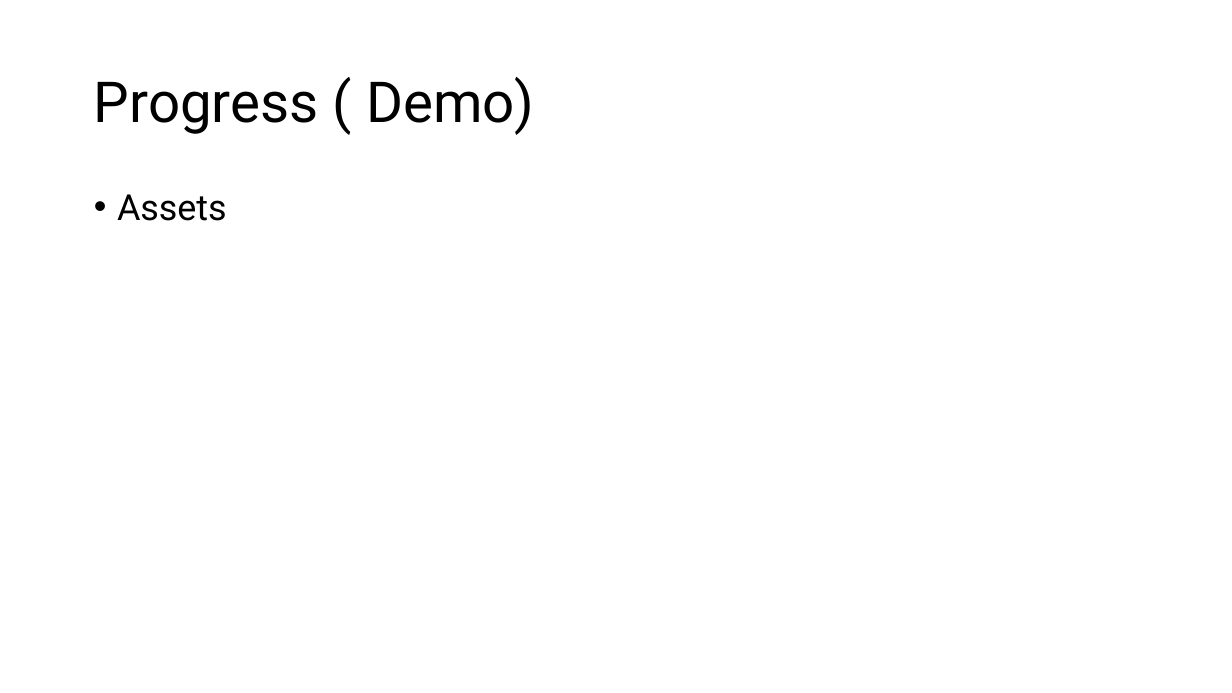
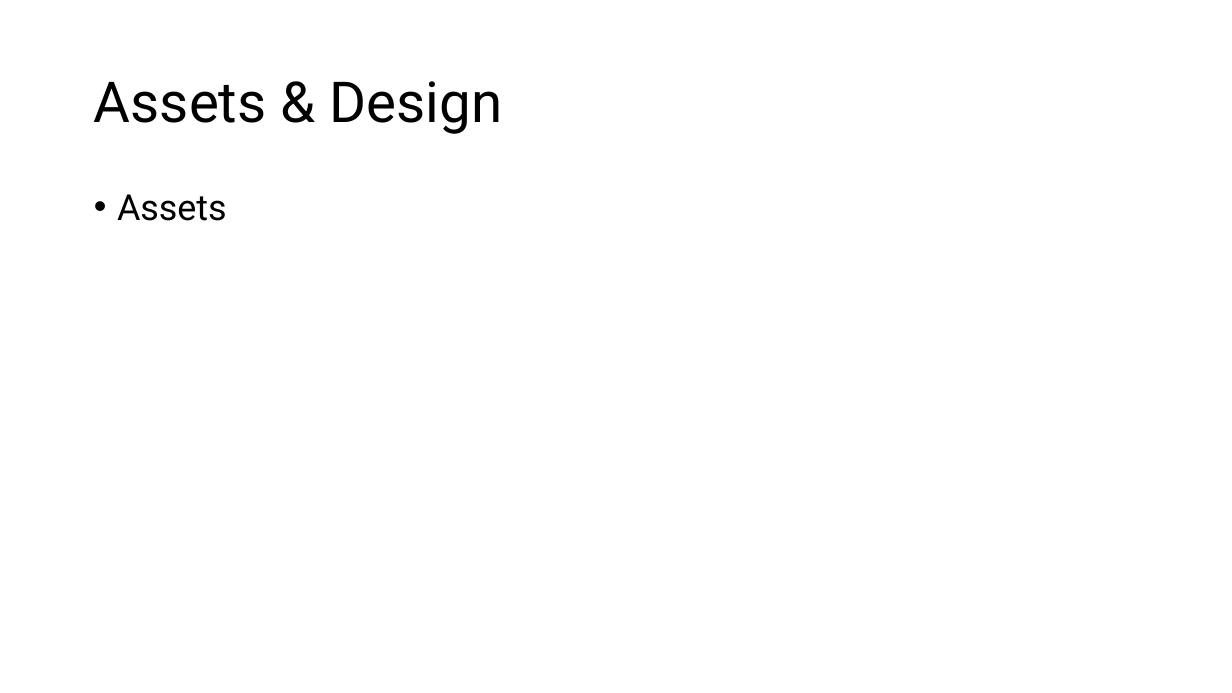
Before and after one commit to IsabelHampton/bluffs-and-bribes, a slide deck: slide 4 of Docs/Bluffs & Bribes Pitch.pptx (slide 3 before the commit). Drawn at 1232x693 pixels with LibreOffice and Linux fonts; fonts in the diff are those of the drawing. Boxes give left, top, right and bottom in pixels: in the first picture for what was removed or moved away, otherwise in the second. Text is boxed around its words. In the diff, an @@ line names an element or a change of style, - is before the commit and + after.

Commit message:
Added button assets to all menus, started testing accelerometer over gyro, updated ppt
Also made iOS build profile & build - not tested yet

```diff
--- a/Docs/Bluffs & Bribes Pitch.pptx
+++ b/Docs/Bluffs & Bribes Pitch.pptx
@@ title at [94, 81, 503, 134]: text changed @@
-Progress ( Demo)
+Assets & Design
```
Also in this commit, not shown: 2 other slides changed, 4 slides added, 1 slide removed, 11 other files.
